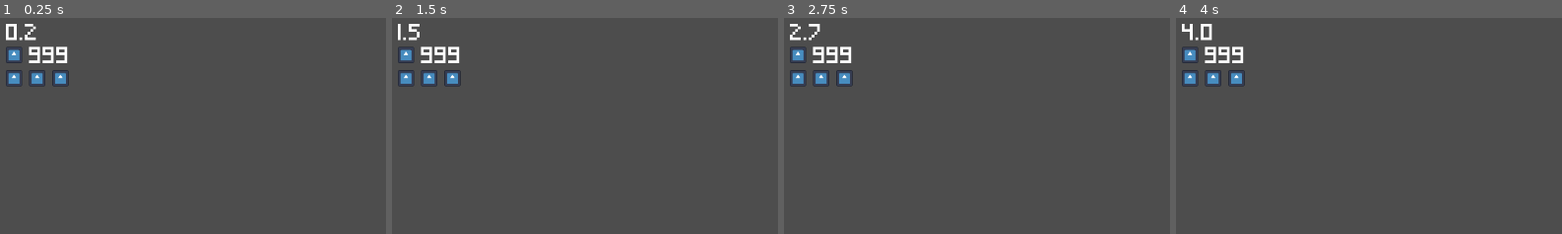
Above: before the commit, frames 1-4 (left to right).
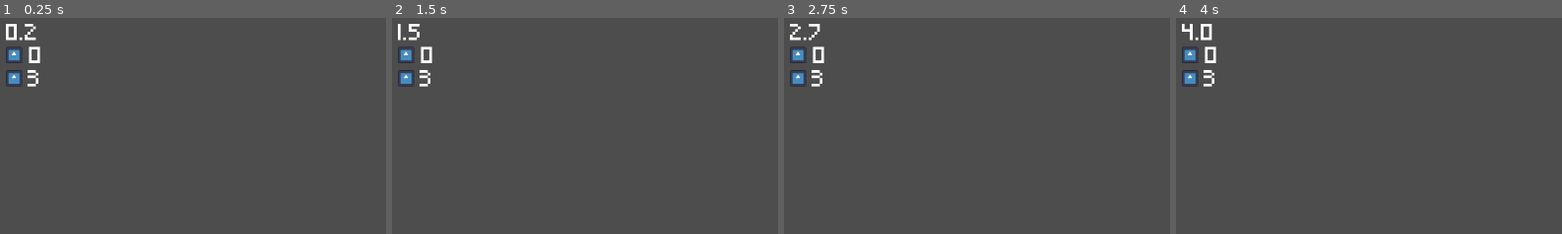
Above: after the commit, the same moments.

Repository: alifeee/loop
Game: Godot game, scene res://scenes/game_ui.tscn
Two runs of this game, one before a commit and one after it. Both use one fixed random seed, a clock stepped at 60 frames per second and the inputs below. This scene is started directly instead of the project's main scene. The engine's default icon, where the game draws it, is replaced by a stand-in: a white triangle on a blue panel in a dark square.
Inputs (mouse positions are % of the whole screen's width and height, from its top left):
- Up to frame 1 (0.25 s): no input
- Up to frame 2 (1.5 s): click "Upgrades (s)" at 0.5 s; click "Upgrades (s)" at 1.25 s
- Up to frame 3 (2.75 s): click "Upgrades (s)" at 2 s
- Up to frame 4 (4 s): tap Enter at 2.75 s; move the mouse to (72, 44) at 2.77 s; press the mouse at (72, 44) at 2.78 s; move the mouse to (30, 54) at 3.52 s; release the mouse at (30, 54) at 3.53 s; click (30, 54) at 3.6 s
The pictures show only the part of the screen within x 0-50%, y 0-50%; the shares and areas given below are measured in that part.

The runs differ from the first frame. In frame 1, 0.9% of the frame differs, in the area x 7-18%, y 13-32%; in frame 2, 0.9%; in frame 3, 0.9%; in frame 4, 0.9%.
Error in both runs: Invalid assignment of property or key 'visible' with value of type 'bool' on a base object of type 'null instance'. (res://scripts/game_ui.gd:8)

Commit message:
feat: game ui script

Diff:
--- a/scenes/game_ui.tscn
+++ b/scenes/game_ui.tscn
@@ -56,33 +56,27 @@
 offset_right = 154.0
 offset_bottom = 58.0
 
-[node name="Timer" type="Panel" parent="TopLeftUI/KillCounter"]
-self_modulate = Color(1, 1, 1, 0)
-layout_mode = 0
+[node name="Icon" type="TextureRect" parent="TopLeftUI/KillCounter"]
+layout_mode = 1
+anchors_preset = 4
+anchor_top = 0.5
+anchor_bottom = 0.5
+offset_top = -12.0
+offset_right = 24.0
+offset_bottom = 12.0
+grow_vertical = 2
+texture = ExtResource("3_bt76a")
+expand_mode = 1
+
+[node name="Text" type="Label" parent="TopLeftUI/KillCounter"]
+layout_mode = 1
 offset_left = 34.0
-offset_right = 34.0
-offset_bottom = 24.0
-
-[node name="Text" type="Label" parent="TopLeftUI/KillCounter/Timer"]
-layout_mode = 1
-offset_top = -20.0
-offset_right = 60.0
+offset_top = -20.0
+offset_right = 94.0
 offset_bottom = 36.0
 theme_override_fonts/font = ExtResource("2_u2dgd")
 theme_override_font_sizes/font_size = 20
 text = "999"
-
-[node name="Icon" type="TextureRect" parent="TopLeftUI/KillCounter"]
-layout_mode = 1
-anchors_preset = 4
-anchor_top = 0.5
-anchor_bottom = 0.5
-offset_top = -12.0
-offset_right = 24.0
-offset_bottom = 12.0
-grow_vertical = 2
-texture = ExtResource("3_bt76a")
-expand_mode = 1
 
 [node name="Health" type="Panel" parent="TopLeftUI"]
 self_modulate = Color(1, 1, 1, 0)
@@ -103,31 +97,14 @@
 texture = ExtResource("3_bt76a")
 expand_mode = 1
 
-[node name="Icon2" type="TextureRect" parent="TopLeftUI/Health"]
-layout_mode = 1
-anchors_preset = 4
-anchor_top = 0.5
-anchor_bottom = 0.5
-offset_left = 34.0
-offset_top = -12.0
-offset_right = 58.0
-offset_bottom = 12.0
-grow_vertical = 2
-texture = ExtResource("3_bt76a")
-expand_mode = 1
-
-[node name="Icon3" type="TextureRect" parent="TopLeftUI/Health"]
-layout_mode = 1
-anchors_preset = 4
-anchor_top = 0.5
-anchor_bottom = 0.5
-offset_left = 68.0
-offset_top = -12.0
+[node name="Text" type="Label" parent="TopLeftUI/Health"]
+offset_left = 32.0
+offset_top = -20.0
 offset_right = 92.0
-offset_bottom = 12.0
-grow_vertical = 2
-texture = ExtResource("3_bt76a")
-expand_mode = 1
+offset_bottom = 36.0
+theme_override_fonts/font = ExtResource("2_u2dgd")
+theme_override_font_sizes/font_size = 20
+text = "999"
 
 [node name="Panel" type="Panel" parent="."]
 layout_mode = 1
--- a/scripts/game_ui.gd
+++ b/scripts/game_ui.gd
@@ -14,7 +14,8 @@
 	if Globals.gamestate == Globals.GAMESTATES.PLAYING:
 		time_elapsed += delta
 	$TopLeftUI/Timer/Text.text = str(snapped(time_elapsed, 0.1))
-	$TopLeftUI/Timer.text = str(Globals.player_health)
+	$TopLeftUI/Health/Text.text = str(Globals.player_health)
+	$TopLeftUI/KillCounter/Text.text = str(len(Globals.demons))
 
 
 func display_error(errortext: String) -> void:
